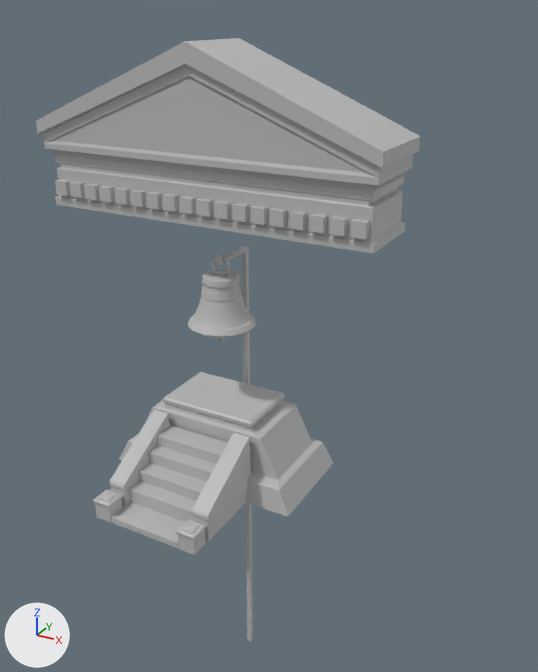
What one commit did to the FBX model ECO/Assets/Assets/Campanas/CampanasArt/AncientBell/AncientBellSet.fbx.
Both versions are drawn from a 50 mm lens placed at (0.158, -0.247, 0.123), pointed at (-0.004, 0.049, -0.024). Lighting does not change. The marker at lower left points along +X, +Y and +Z. Where no turn or scale is listed for an object, it has been applied to the vertices.

The first picture shows 'AncientBell', 'Temple', 'TopStructure'.
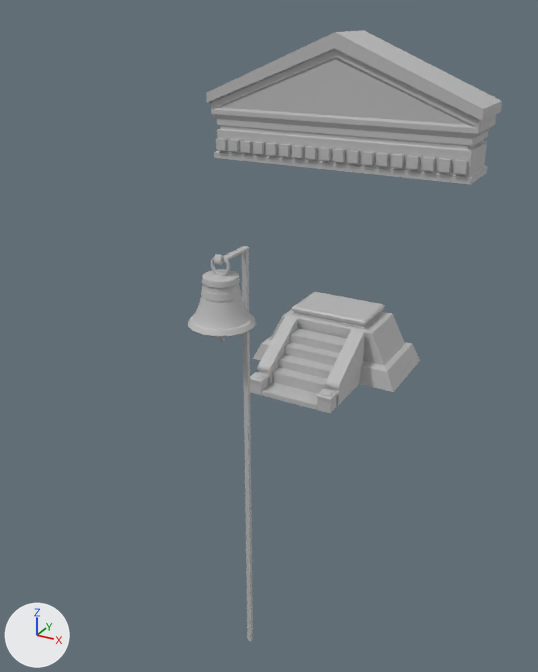
Commit message: Bells fixxx

Where the change shows, as pixel boxes (x1, y1, x2, y2) in the pictures (538 x 672 px):
'TopStructure', moved: before (36, 38, 420, 254); after (206, 30, 502, 185)
'Temple', moved: before (93, 372, 333, 555); after (250, 292, 420, 413)

What the commit changed:
Object 'TopStructure' (ob_topstructure) moves from (-0.0001, -0.0006, 0.0802) to (-0.0001, 0.1237, 0.0802).
Object 'Temple' (ob_temple) moves from (0.0, -0.0192, -0.0504) to (0.0, 0.105, -0.0504).
